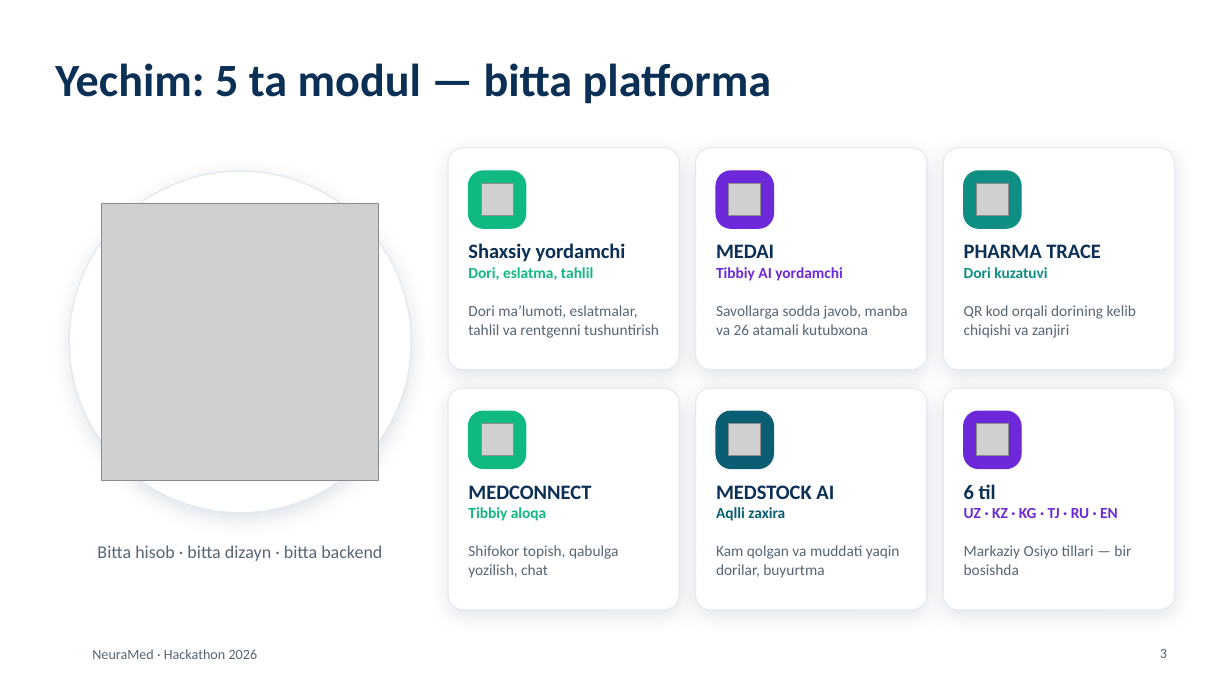
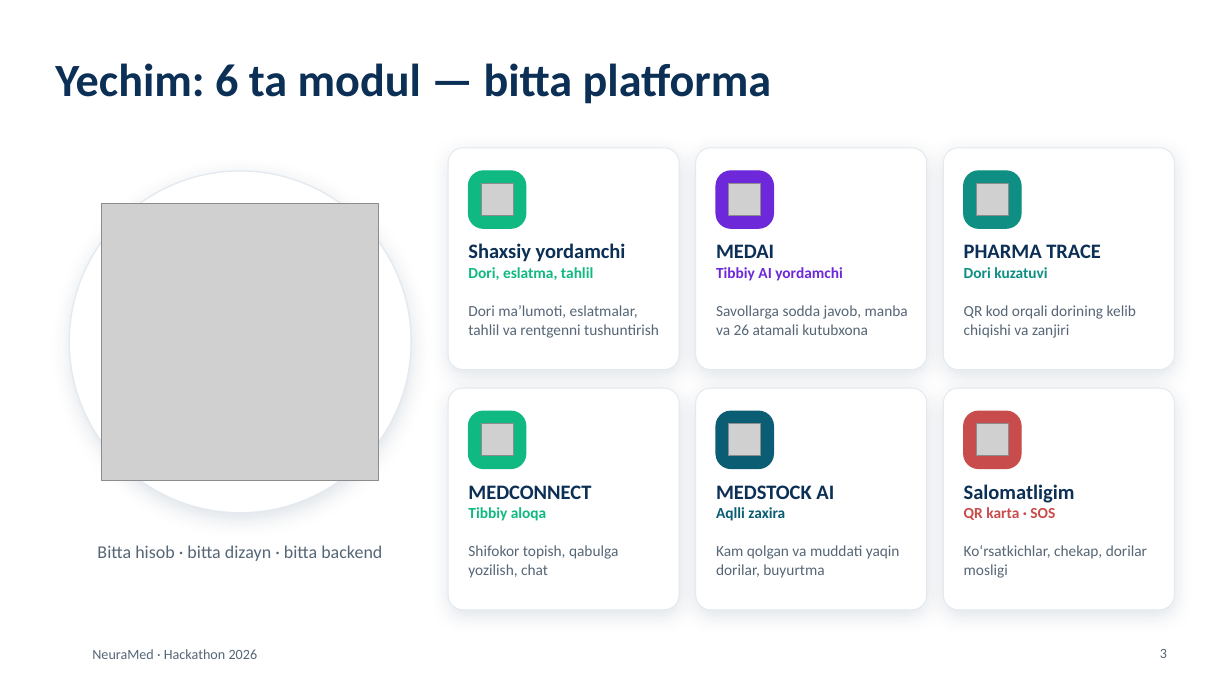
Before and after one commit to umarxon-008/umarxon-008, a slide deck: slide 3 of NeuraMed/taqdimot/NeuraMed-taqdimot.pptx. Drawn at 1232x693 pixels with LibreOffice and Linux fonts; fonts in the diff are those of the drawing; grey boxes stand for pictures; background and template pictures are left out. Boxes give left, top, right and bottom in pixels: in the first picture for what was removed or moved away, otherwise in the second. Text is boxed around its words. In the diff, an @@ line names an element or a change of style, - is before the commit and + after.

```diff
--- a/NeuraMed/taqdimot/NeuraMed-taqdimot.pptx
+++ b/NeuraMed/taqdimot/NeuraMed-taqdimot.pptx
@@ title at (55,63,771,104): text changed @@
-Yechim: 5 ta modul — bitta platforma
+Yechim: 6 ta modul — bitta platforma
@@ rounded rectangle at (964,411,1021,469): fill #6D28D9 to #C94C4C; outline #6D28D9 1 pt to #C94C4C 1 pt @@
@@ text at (964,484,1075,520): text changed; size 12 to 16 pt; text colour #6D28D9 to #0B2F55 @@
-6 til
-UZ · KZ · KG · TJ · RU · EN
+Salomatligim
+QR karta · SOS
@@ text at (964,545,1147,578): text changed @@
-Markaziy Osiyo tillari — bir bosishda
+Koʻrsatkichlar, chekap, dorilar mosligi
```
Also in this commit, not shown: 3 other slides changed, 2 slides added.
